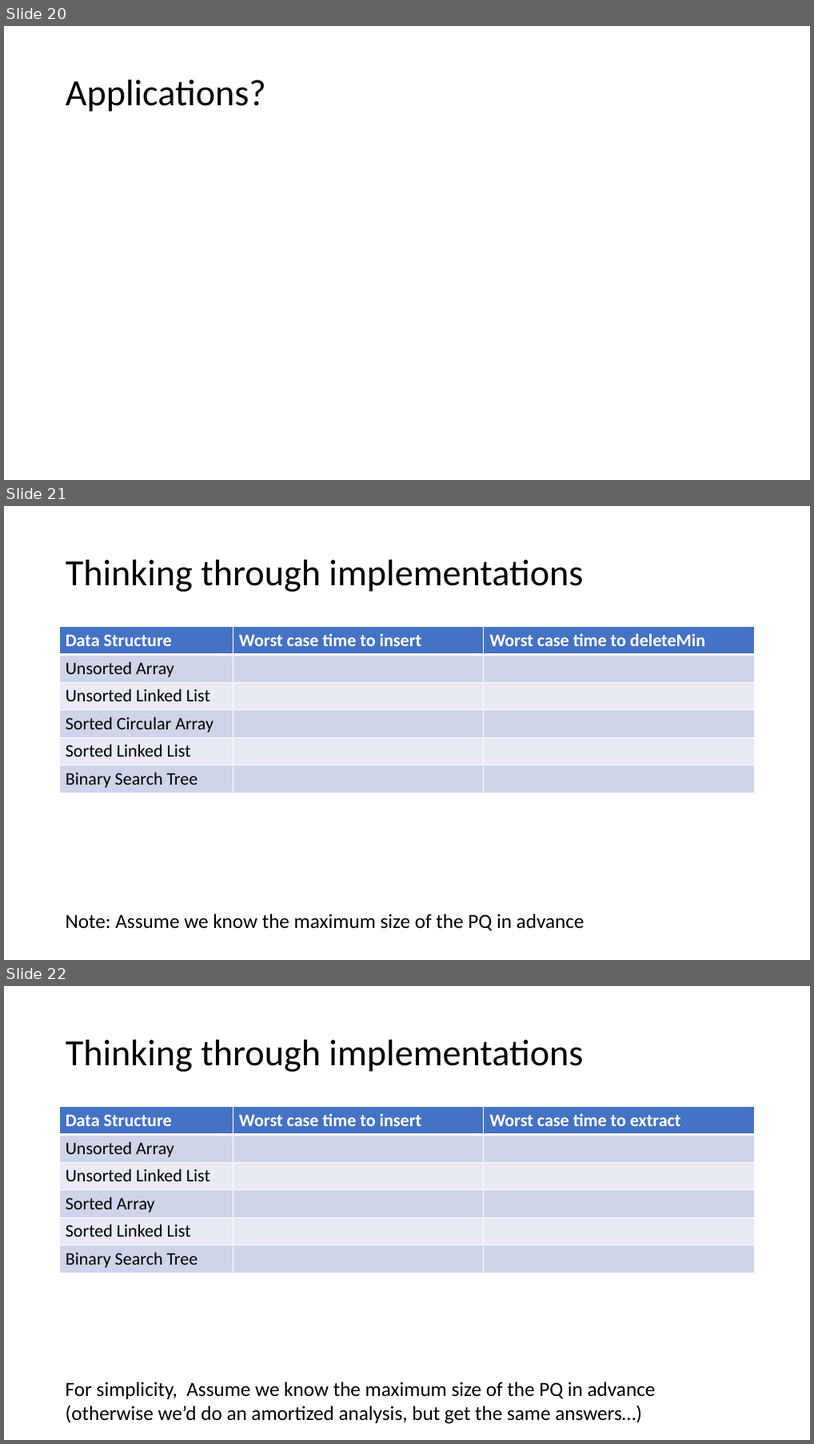
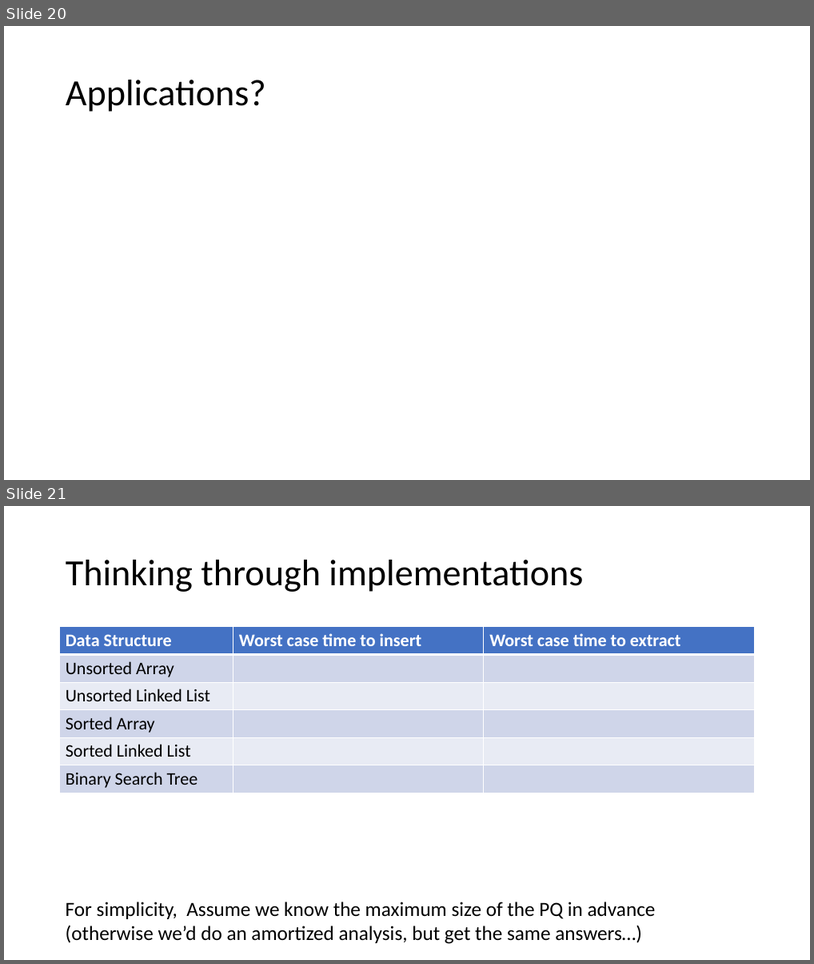
Before and after one commit to natebrunelle/cse332, a slide deck: markdown/files/slides/lecture4_analysis2_pqs.pptx. Shown one above the other, each under a label of ours: slides 20, 21 and 22 before the commit, slides 20 and 21 after it. The pictures are 814x1444 and 814x964 pixels, drawn with LibreOffice and Linux fonts; fonts in the diff are those of the drawing. Boxes give left, top, right and bottom in pixels: in the first picture for what was removed or moved away, otherwise in the second. Text is boxed around its words. In the diff, an @@ line names an element or a change of style, - is before the commit and + after.

```diff
--- a/markdown/files/slides/lecture4_analysis2_pqs.pptx
+++ b/markdown/files/slides/lecture4_analysis2_pqs.pptx
@@ slide 21 removed at (x1=4, y1=506, x2=810, y2=960), background #FFFFFF @@
@@ title removed at (x1=66, y1=560, x2=583, y2=592) @@
-Thinking through implementations
@@ table removed at (x1=60, y1=627, x2=754, y2=791), 6 rows, 3 columns @@
-Data Structure | Worst case time to insert | Worst case time to deleteMin
-Unsorted Array |  | 
-Unsorted Linked List |  | 
-Sorted Circular Array |  | 
-Sorted Linked List |  | 
-Binary Search Tree |  | 
@@ text removed at (x1=66, y1=913, x2=585, y2=931) @@
-Note: Assume we know the maximum size of the PQ in advance
@@ what was slide 22 is now slide 21 @@
```
Also in this commit, not shown: 1 slide changed, 12 other files.
